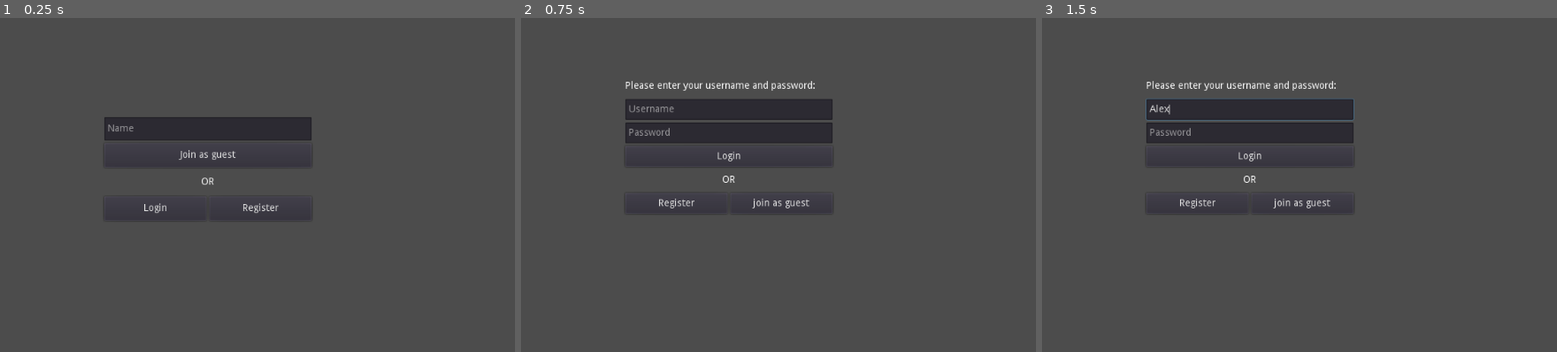
Above: before the commit, frames 1-3 (left to right).
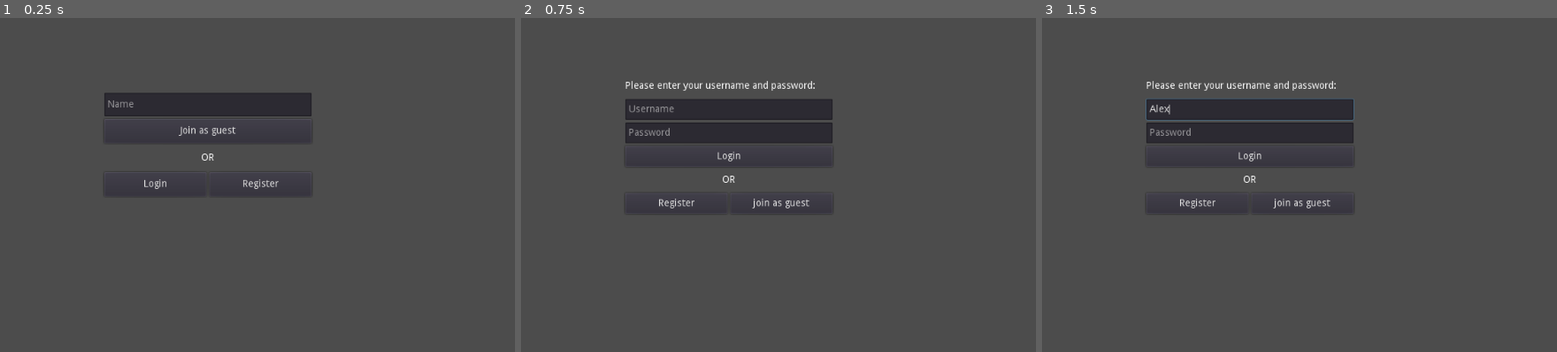
Above: after the commit, the same moments.

Repository: MinisX/Collaboration-Space
Game: Godot game, scene res://EnteringScene.tscn
The game is run twice, just before and just after one commit, with the same random seed, the same clock (stepped at 60 frames per second) and the same inputs. This scene is started directly instead of the project's main scene. The engine's default icon, where the game draws it, is replaced by a stand-in: a white triangle on a blue panel in a dark square.
Inputs (mouse positions are in pixels of both pictures, inside the frame that each line leads up to):
- Up to frame 1 (0.25 s): no input
- Up to frame 2 (0.75 s): click "Login" at 0.5 s
- Up to frame 3 (1.5 s): click (1248, 108) at 1.27 s; type "Alex" at 1.35 s

The runs differ from the first frame. In frame 1, 3.6% of the frame differs, in the area x 20-61%, y 22-59%; in frame 2, nothing differs; in frame 3, nothing differs.

Commit message:
Refinement of auto-adjusting layout of EnteringScene

Diff:
--- a/Main Project/EnteringScene.gd
+++ b/Main Project/EnteringScene.gd
@@ -1,10 +1,10 @@
 extends Control
 
 # instantiate Member variables
-onready var join_button: Button = $VBoxContainer/JoinButton
-onready var LoginButton: Button = $VBoxContainer/HBoxContainer/LoginButton
-onready var RegisterButton: Button = $VBoxContainer/HBoxContainer/RegisterButton
-onready var participant_name_input: LineEdit = $VBoxContainer/ParticipantName
+onready var join_button: Button = $MarginContainer/VBoxContainer/JoinButton
+onready var LoginButton: Button = $MarginContainer/VBoxContainer/HBoxContainer/LoginButton
+onready var RegisterButton: Button = $MarginContainer/VBoxContainer/HBoxContainer/RegisterButton
+onready var participant_name_input: LineEdit = $MarginContainer/VBoxContainer/ParticipantName
 
 func _ready() -> void:
 	# Connect buttons to suitable callbacks
--- a/Main Project/EnteringScene.tscn
+++ b/Main Project/EnteringScene.tscn
@@ -7,31 +7,35 @@
 anchor_bottom = 1.0
 script = ExtResource( 1 )
 
-[node name="VBoxContainer" type="VBoxContainer" parent="."]
+[node name="MarginContainer" type="MarginContainer" parent="."]
 anchor_left = 0.5
 anchor_top = 0.5
 anchor_right = 0.5
 anchor_bottom = 0.5
 margin_left = -150.0
-margin_top = -40.0
+margin_top = -75.0
 margin_right = 150.0
-margin_bottom = 110.0
+margin_bottom = 75.0
+
+[node name="VBoxContainer" type="VBoxContainer" parent="MarginContainer"]
+margin_right = 300.0
+margin_bottom = 150.0
 size_flags_horizontal = 3
 
-[node name="ParticipantName" type="LineEdit" parent="VBoxContainer"]
+[node name="ParticipantName" type="LineEdit" parent="MarginContainer/VBoxContainer"]
 margin_right = 300.0
 margin_bottom = 34.0
 size_flags_vertical = 3
 placeholder_text = "Name"
 
-[node name="JoinButton" type="Button" parent="VBoxContainer"]
+[node name="JoinButton" type="Button" parent="MarginContainer/VBoxContainer"]
 margin_top = 38.0
 margin_right = 300.0
 margin_bottom = 73.0
 size_flags_vertical = 3
 text = "Join as guest"
 
-[node name="OrLabel" type="Label" parent="VBoxContainer"]
+[node name="OrLabel" type="Label" parent="MarginContainer/VBoxContainer"]
 margin_top = 77.0
 margin_right = 300.0
 margin_bottom = 111.0
@@ -41,14 +45,14 @@
 align = 1
 valign = 1
 
-[node name="HBoxContainer" type="HBoxContainer" parent="VBoxContainer"]
+[node name="HBoxContainer" type="HBoxContainer" parent="MarginContainer/VBoxContainer"]
 margin_top = 115.0
 margin_right = 300.0
 margin_bottom = 150.0
 size_flags_horizontal = 3
 size_flags_vertical = 3
 
-[node name="LoginButton" type="Button" parent="VBoxContainer/HBoxContainer"]
+[node name="LoginButton" type="Button" parent="MarginContainer/VBoxContainer/HBoxContainer"]
 margin_right = 148.0
 margin_bottom = 35.0
 grow_horizontal = 0
@@ -57,7 +61,7 @@
 size_flags_vertical = 3
 text = "Login"
 
-[node name="RegisterButton" type="Button" parent="VBoxContainer/HBoxContainer"]
+[node name="RegisterButton" type="Button" parent="MarginContainer/VBoxContainer/HBoxContainer"]
 margin_left = 152.0
 margin_right = 300.0
 margin_bottom = 35.0
--- a/Main Project/LoginScreen.gd
+++ b/Main Project/LoginScreen.gd
@@ -16,7 +16,7 @@
 
 # Called when login button is pressed
 func _on_LoginButton_pressed():
-	Meeting.participant_name = Username.text
+	Meeting.participant_name = Username.text	# Logic to be refined
 	get_tree().change_scene("res://MeetingSpace.tscn")
 
 # Called when register button is pressed
